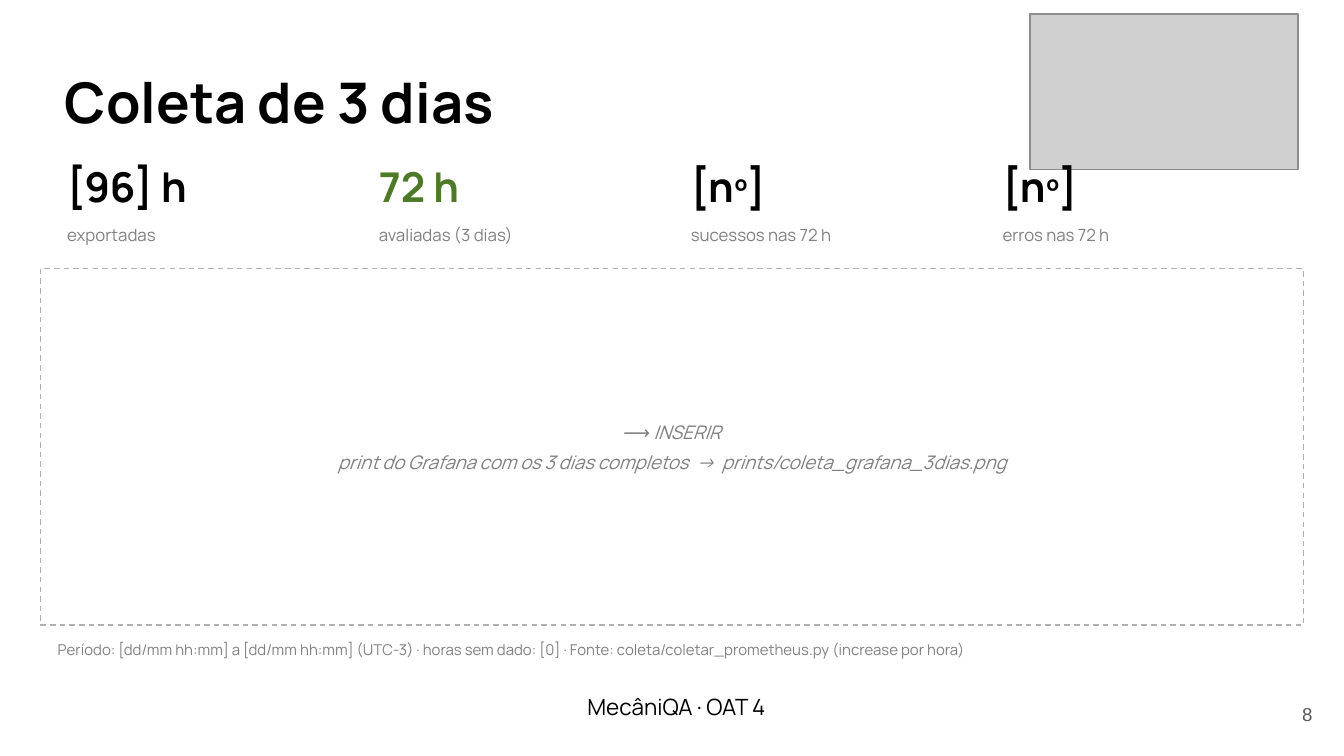
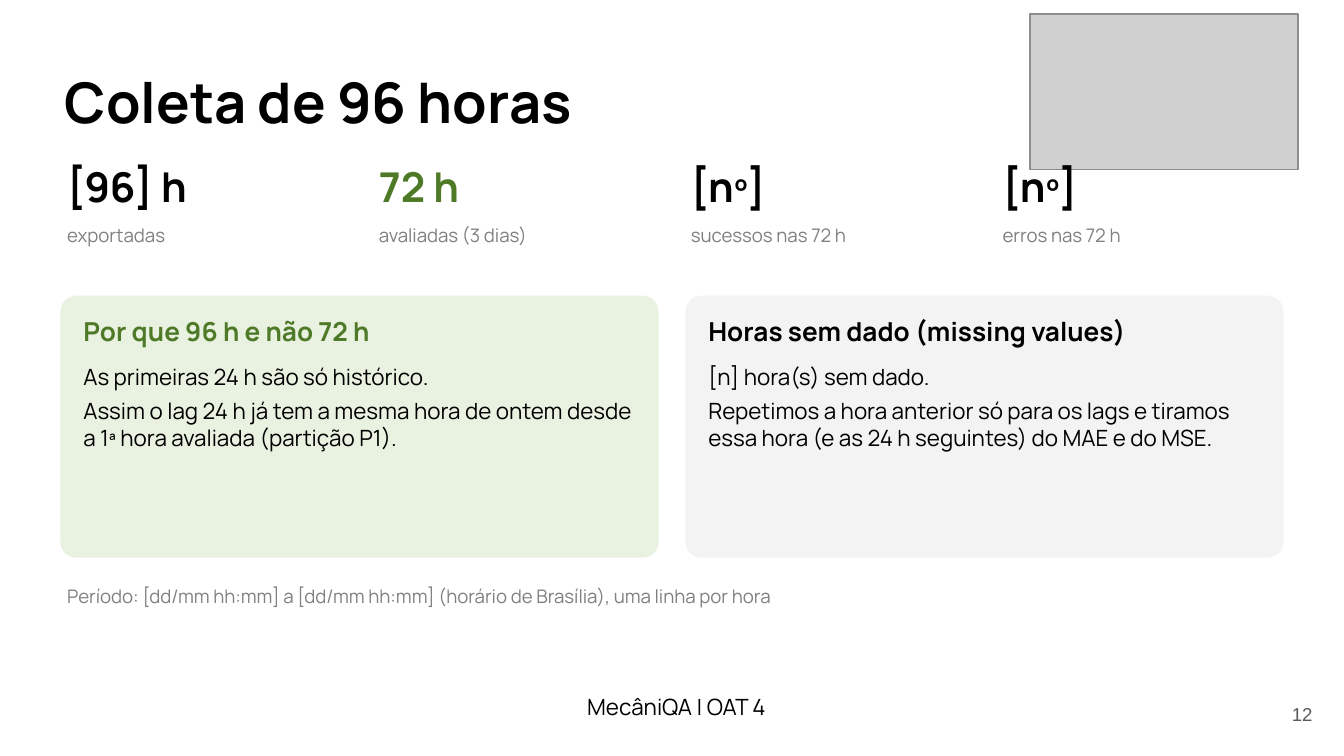
Before and after one commit to LenilsonSoares/mecaniQA-nuvem-macapa, a slide deck: slide 12 of oat4/apresentacao/mecaniQA_oat4_macapa.pptx (slide 8 before the commit). Drawn at 1344x756 pixels with LibreOffice and Linux fonts; fonts in the diff are those of the drawing; grey boxes stand for pictures. Boxes give left, top, right and bottom in pixels: in the first picture for what was removed or moved away, otherwise in the second. Text is boxed around its words. In the diff, an @@ line names an element or a change of style, - is before the commit and + after.

Commit message:
OAT 4: um painel do Grafana por slide, MAE e MSE em slides separados, fórmulas e sem rodapés de fonte
- capturar_prints.py: print de cada painel (d-solo) em vez do dashboard inteiro
- slides: 6 slides de painel, tabelas MAE e MSE separadas por série, fórmulas dos
  baselines e das métricas, explicação das 96 h (lag 24 h na P1) e das horas sem dado
- remove as linhas "Fonte: ..." de todos os slides

```diff
--- a/oat4/apresentacao/mecaniQA_oat4_macapa.pptx
+++ b/oat4/apresentacao/mecaniQA_oat4_macapa.pptx
@@ text at (x1=65, y1=82, x2=572, y2=124): text changed @@
-Coleta de 3 dias
+Coleta de 96 horas
@@ size 9 to 10 pt in 4 elements at (x1=67, y1=228, x2=165, y2=247), (x1=379, y1=226, x2=527, y2=245), (x1=691, y1=228, x2=846, y2=242), (x1=1003, y1=228, x2=1121, y2=242) @@
@@ rectangle removed at (x1=40, y1=269, x2=1304, y2=625) @@
@@ rounded rectangle added at (x1=60, y1=296, x2=659, y2=558), fill #E9F1E1 @@
@@ rounded rectangle added at (x1=685, y1=296, x2=1284, y2=558), fill #F3F3F3 @@
@@ text added at (x1=83, y1=320, x2=369, y2=348), 14 pt, text #4E7A27, bold @@
+Por que 96 h e não 72 h
@@ text added at (x1=708, y1=319, x2=1125, y2=348), 14 pt, text #000000, bold @@
+Horas sem dado (missing values)
@@ text added at (x1=83, y1=367, x2=631, y2=452), 12 pt, text #000000 @@
+As primeiras 24 h são só histórico.
+Assim o lag 24 h já tem a mesma hora de ontem desde a 1ª hora avaliada (partição P1).
@@ text added at (x1=708, y1=365, x2=1230, y2=452), 12 pt, text #000000 @@
+[n] hora(s) sem dado.
+Repetimos a hora anterior só para os lags e tiramos essa hora (e as 24 h seguintes) do MAE e do MSE.
@@ text removed at (x1=338, y1=425, x2=1007, y2=474) @@
-⟶ INSERIR
-print do Grafana com os 3 dias completos → prints/coleta_grafana_3dias.png
@@ text at (x1=67, y1=586, x2=771, y2=608): text changed; size 8 to 10 pt @@
-Período: [dd/mm hh:mm] a [dd/mm hh:mm] (UTC-3) · horas sem dado: [0] · Fonte: coleta/coletar_prometheus.py (increase por hora)
+Período: [dd/mm hh:mm] a [dd/mm hh:mm] (horário de Brasília), uma linha por hora
@@ text at (x1=587, y1=698, x2=765, y2=716): text changed @@
-MecâniQA · OAT 4
+MecâniQA | OAT 4
@@ page number at (x1=1292, y1=708, x2=1313, y2=721): text changed @@
-8
+12
```
Also in this commit, not shown: 16 other slides changed, 7 slides added, 4 other files.
